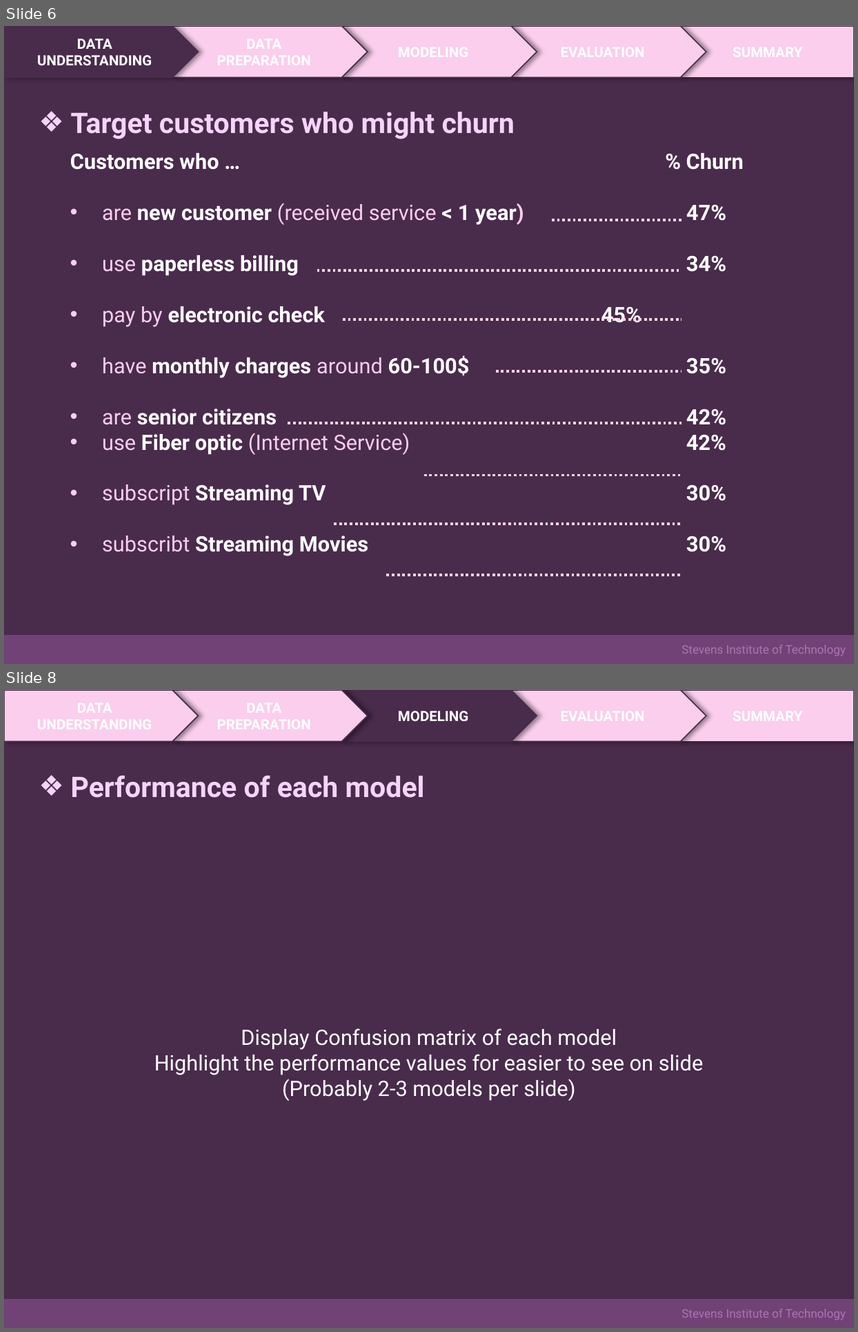
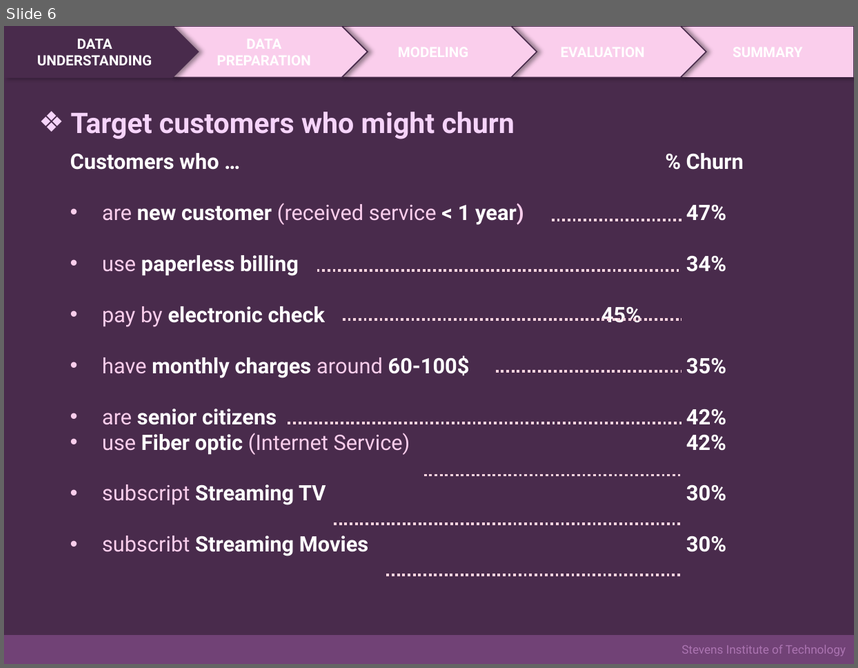
Before and after one commit to ohmthanap/Telecom-Customer-Churn-Predictions, a slide deck: PPT_Churn-Predictions-Telecom-Customer.pptx. Shown one above the other, each under a label of ours: slides 6 and 8 before the commit, slide 6 after it; the slides between them are not shown. The pictures are 858x1332 and 858x668 pixels, drawn with LibreOffice and Linux fonts; fonts in the diff are those of the drawing. Boxes give left, top, right and bottom in pixels: in the first picture for what was removed or moved away, otherwise in the second. Text is boxed around its words. In the diff, an @@ line names an element or a change of style, - is before the commit and + after.

```diff
--- a/PPT_Churn-Predictions-Telecom-Customer.pptx
+++ b/PPT_Churn-Predictions-Telecom-Customer.pptx
@@ slide 8 removed at (4, 690, 854, 1328), background #2E1B30; not listed: 1 template element that a slide beside it also shows @@
@@ pentagon arrow removed at (4, 690, 198, 742) @@
@@ pentagon arrow removed at (173, 690, 367, 742) @@
@@ pentagon arrow removed at (342, 690, 536, 742) @@
-MODELING
@@ pentagon arrow removed at (513, 690, 706, 742) @@
@@ rectangle removed at (682, 690, 854, 742) @@
@@ text removed at (71, 776, 425, 798) @@
-❖ Performance of each model
@@ text removed at (154, 1028, 704, 1101) @@
-Display Confusion matrix of each model
-Highlight the performance values for easier to see on slide
-(Probably 2-3 models per slide)
@@ rectangle removed at (4, 1299, 854, 1328) @@
-Stevens Institute of Technology
```
Also in this commit, not shown: 3 slides changed, 1 slide added, 1 other file.
